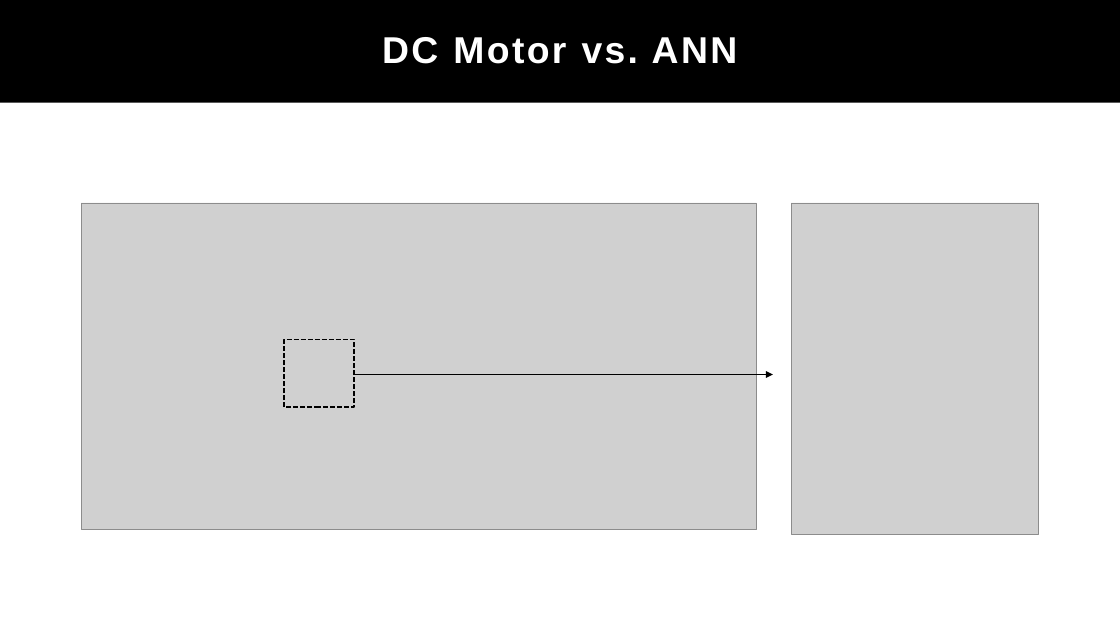
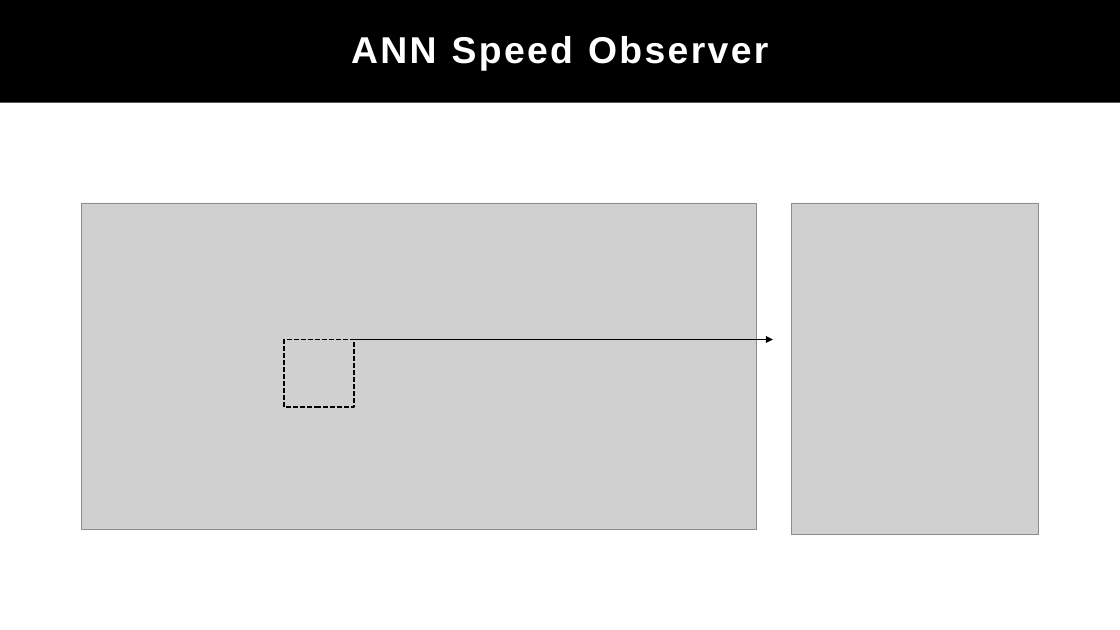
Before and after one commit to parangeomkar/stm32, a slide deck: slide 16 of ppt.pptx (slide 12 before the commit). Drawn at 1120x630 pixels with LibreOffice and Linux fonts; fonts in the diff are those of the drawing; grey boxes stand for pictures. Boxes give left, top, right and bottom in pixels: in the first picture for what was removed or moved away, otherwise in the second. Text is boxed around its words. In the diff, an @@ line names an element or a change of style, - is before the commit and + after.

```diff
--- a/ppt.pptx
+++ b/ppt.pptx
@@ text at [351,36,768,71]: text changed @@
-DC Motor vs. ANN
+ANN Speed Observer
@@ arrow moved from (354, 375) - (773, 375) to (354, 339) - (773, 339) @@
```
Also in this commit, not shown: 3 other slides changed, 5 slides added.
